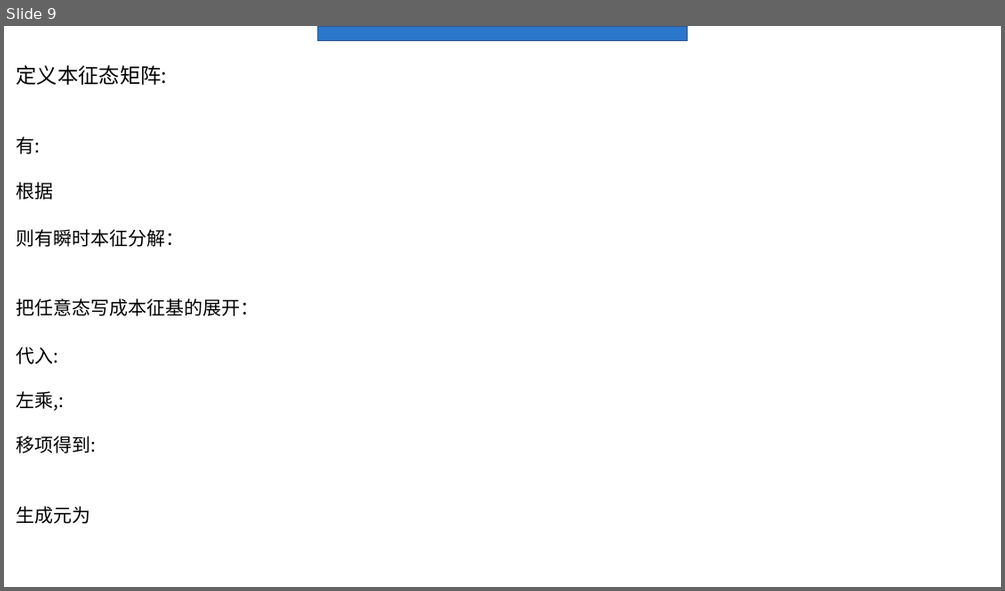
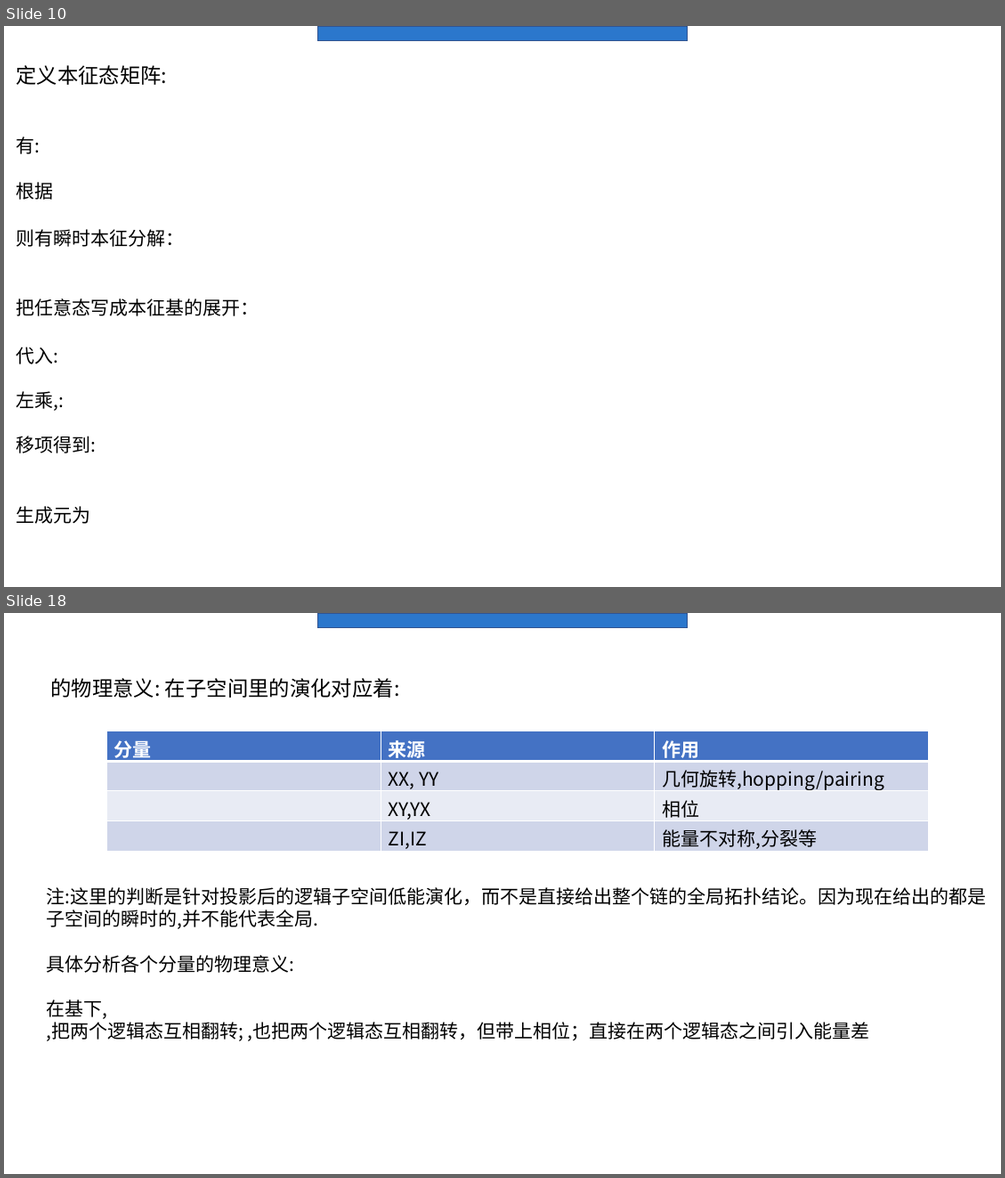
Before and after one commit to Asice-Cloud/quantummmm, a slide deck: y2.pptx. Shown one above the other, each under a label of ours: slide 9 before the commit, slides 10 and 18 after it; the slides between them are not shown. The pictures are 1005x591 and 1005x1178 pixels, drawn with LibreOffice and Linux fonts; fonts in the diff are those of the drawing. Boxes give left, top, right and bottom in pixels: in the first picture for what was removed or moved away, otherwise in the second. Text is boxed around its words. In the diff, an @@ line names an element or a change of style, - is before the commit and + after.

```diff
--- a/y2.pptx
+++ b/y2.pptx
@@ slide 18 added at bbox=[4, 613, 1001, 1174], background #FFFFFF; not listed: 1 template element that a slide beside it also shows @@
@@ text added at bbox=[50, 678, 400, 698], 20 pt, text #000000 @@
+的物理意义: 在子空间里的演化对应着:
@@ table added at bbox=[106, 731, 928, 852], 4 rows, 3 columns @@
+分量 | 来源 | 作用
+ | XX, YY | 几何旋转,hopping/pairing
+ | XY,YX | 相位
+ | ZI,IZ | 能量不对称,分裂等
@@ text added at bbox=[46, 887, 986, 1041], 18 pt, text #000000 @@
+注:这里的判断是针对投影后的逻辑子空间低能演化，而不是直接给出整个链的全局拓扑结论。因为现在给出的都是子空间的瞬时的,并不能代表全局.
+具体分析各个分量的物理意义:
+在基下,
+,把两个逻辑态互相翻转; ,也把两个逻辑态互相翻转，但带上相位；直接在两个逻辑态之间引入能量差
@@ what was slide 9 is now slide 10 @@
```
Also in this commit, not shown: 5 slides changed, 11 other slides added, 1 slide removed, 11 other files.
